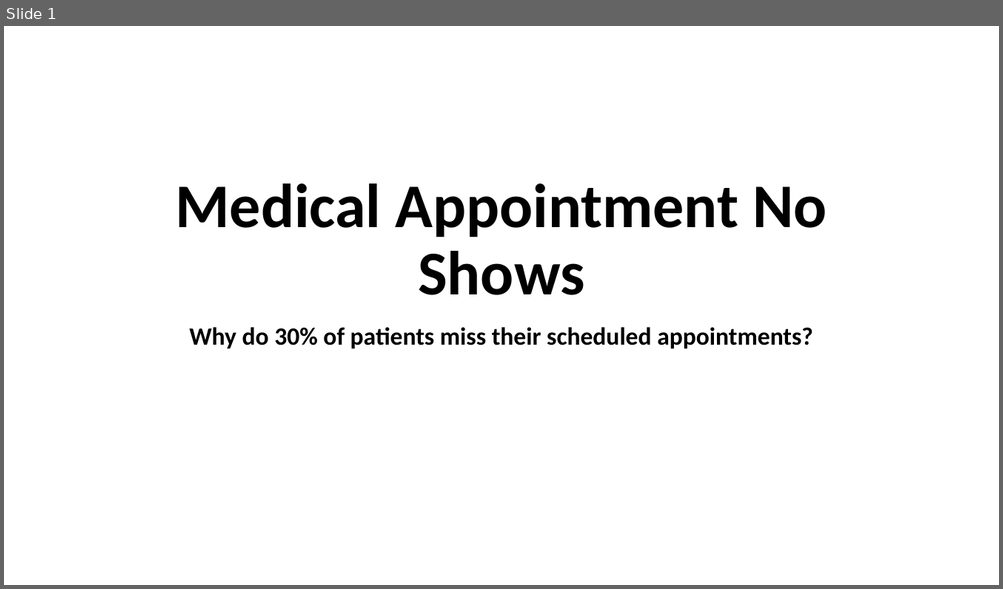
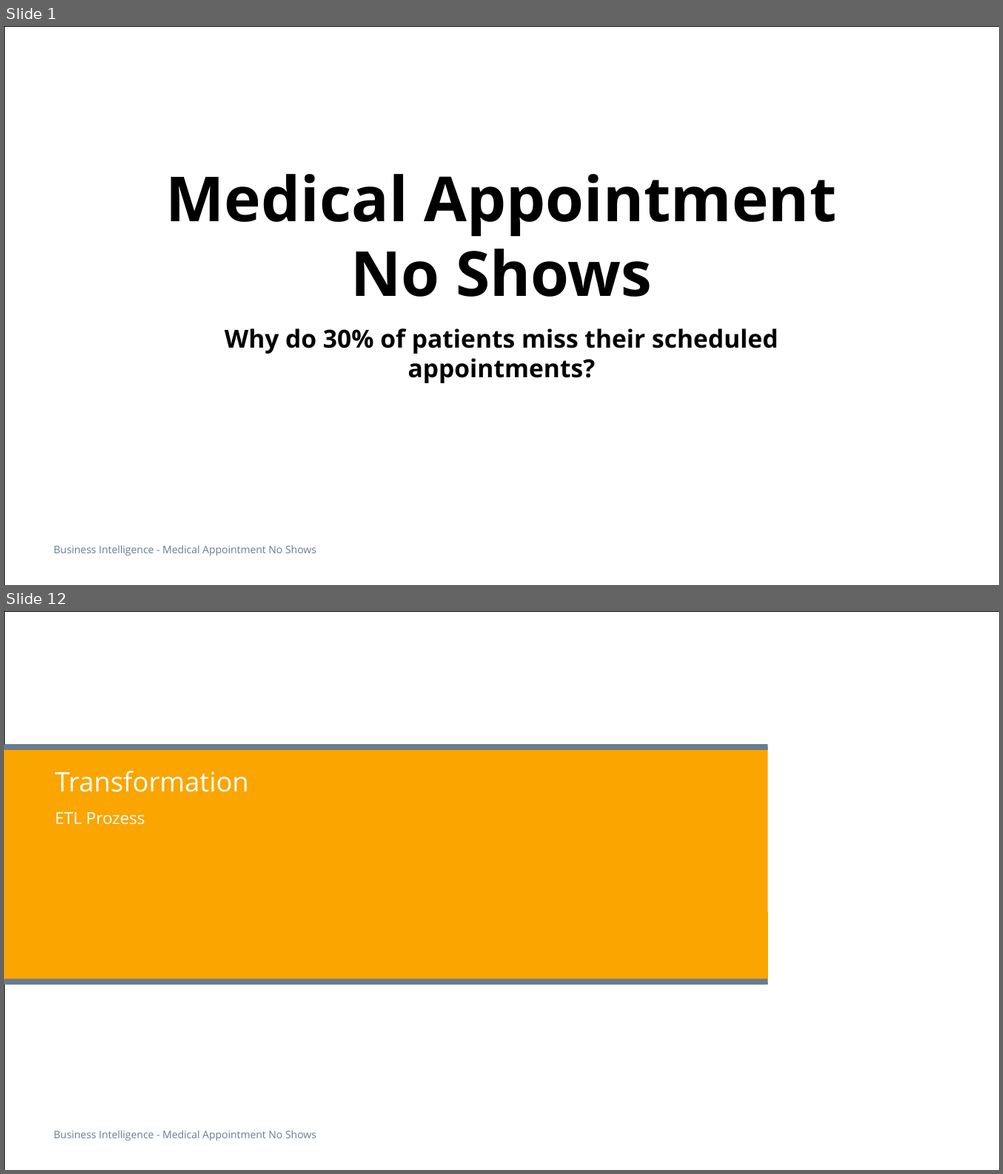
Before and after one commit to soldiervinz/BI_AppointmentShowUp, a slide deck: Medical Appointment No Shows.pptx. Shown one above the other, each under a label of ours: slide 1 before the commit, slides 1 and 12 after it; the slides between them are not shown. The pictures are 1003x589 and 1003x1174 pixels, drawn with LibreOffice and Linux fonts; fonts in the diff are those of the drawing. Boxes give left, top, right and bottom in pixels: in the first picture for what was removed or moved away, otherwise in the second. Text is boxed around its words. In the diff, an @@ line names an element or a change of style, - is before the commit and + after.

```diff
--- a/Medical Appointment No Shows.pptx
+++ b/Medical Appointment No Shows.pptx
@@ slide 12 added at (x1=4, y1=611, x2=999, y2=1170), background #FFFFFF; not listed: 2 template elements that a slide beside it also shows @@
@@ rounded rectangle added at (x1=4, y1=747, x2=768, y2=982), fill #FAA500 @@
@@ rounded rectangle added at (x1=4, y1=744, x2=768, y2=751), fill #697D91 @@
@@ title added at (x1=55, y1=771, x2=249, y2=792), 26 pt, text #FFFFFF @@
+Transformation
@@ subtitle added at (x1=55, y1=812, x2=145, y2=825), 16 pt, text #FFFFFF @@
+ETL Prozess
@@ rounded rectangle added at (x1=4, y1=980, x2=768, y2=985), fill #697D91 @@
@@ slide 1 changed as well @@
@@ rectangle added at (x1=4, y1=26, x2=999, y2=585), outline #000000 0.5 pt @@
@@ title "Medical Appointment No Shows" at (x1=166, y1=174, x2=836, y2=297): font Calibri to Open Sans; line spacing 0.9 to 1 @@
@@ subtitle "Why do 30% of patients ..." at (x1=225, y1=329, x2=778, y2=383): font Calibri to Open Sans; line spacing 0.9 to 1; less space between paragraphs @@
@@ text added at (x1=54, y1=545, x2=316, y2=557), 10 pt, text #697D91 @@
+Business Intelligence - Medical Appointment No Shows
```
Also in this commit, not shown: 5 other slides changed, 14 other slides added, 3 slides removed, 2 other files.
